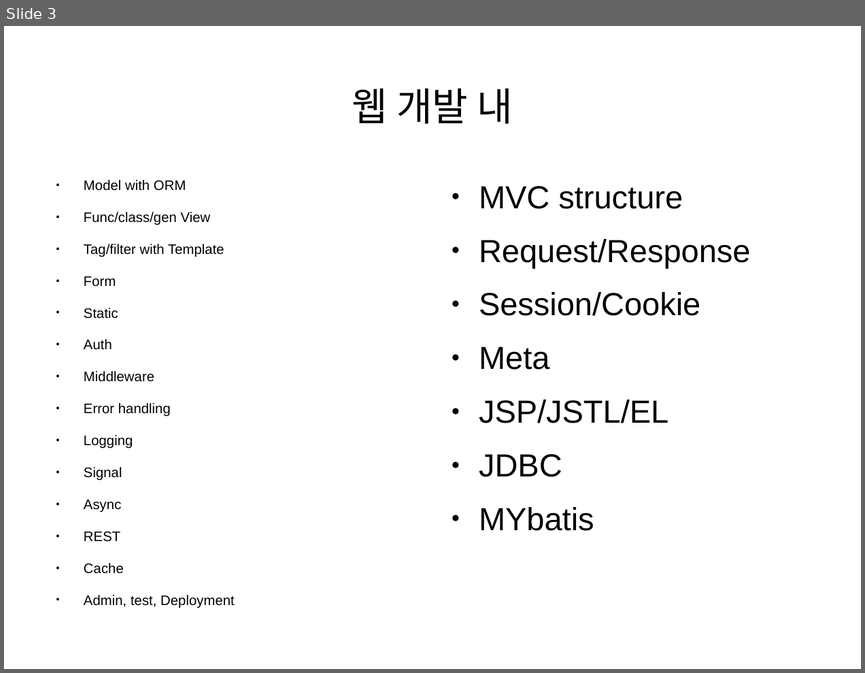
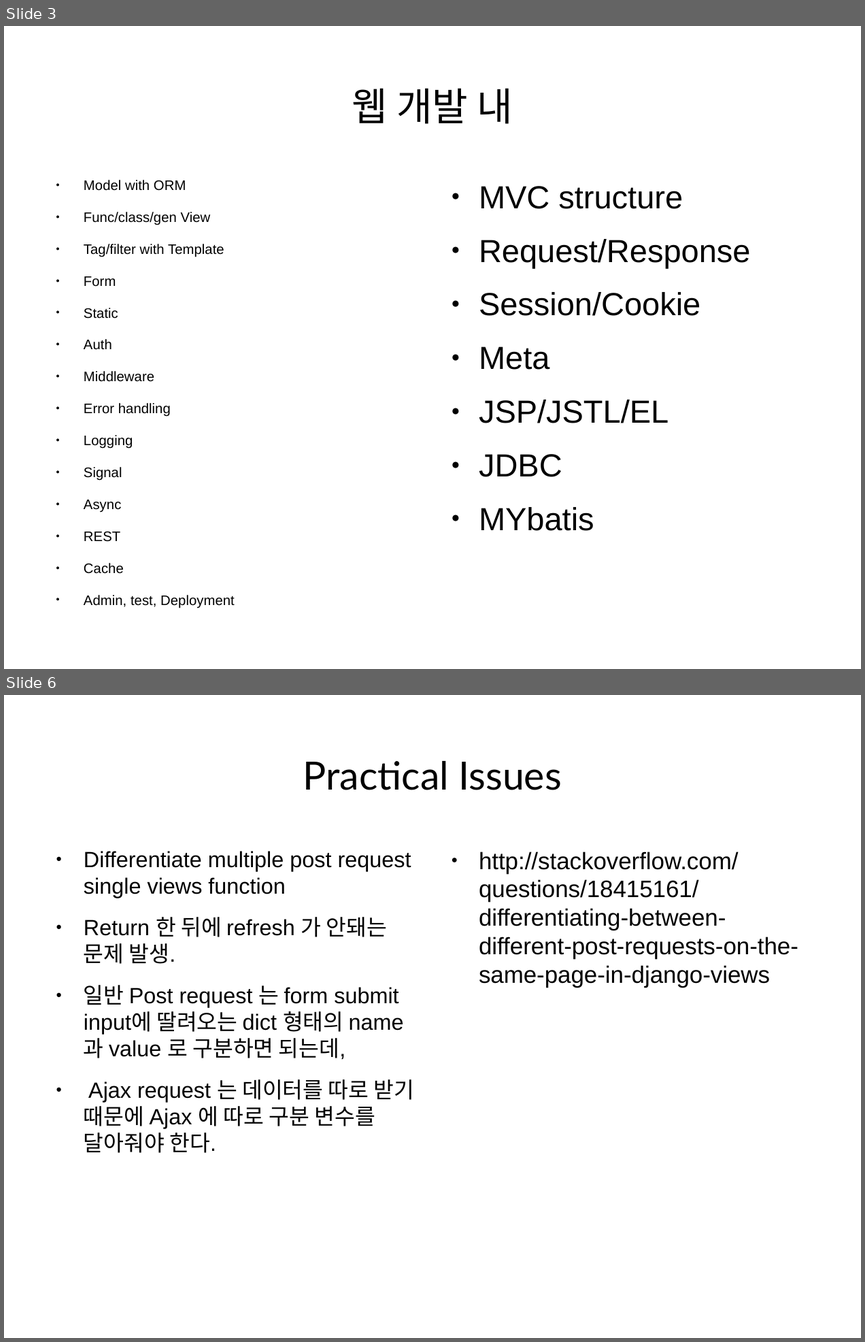
Before and after one commit to TedJeong/vipidly-vociferous, a slide deck: notes/웹부터앱까지.odp. Shown one above the other, each under a label of ours: slide 3 before the commit, slides 3 and 6 after it; the slides between them are not shown. The pictures are 865x673 and 865x1342 pixels, drawn with LibreOffice and Linux fonts; fonts in the diff are those of the drawing. Boxes give left, top, right and bottom in pixels: in the first picture for what was removed or moved away, otherwise in the second. Text is boxed around its words. In the diff, an @@ line names an element or a change of style, - is before the commit and + after.

```diff
--- a/notes/웹부터앱까지.odp
+++ b/notes/웹부터앱까지.odp
@@ slide 6 added at <box>4,695,861,1338</box>, background #FFFFFF @@
@@ title added at <box>303,761,561,790</box>, 36 pt, text #000000 @@
+Practical Issues
@@ text added at <box>84,851,415,1153</box>, 20.4 pt, text #000000 @@
+● Differentiate multiple post request single views function
+● Return 한 뒤에 refresh 가 안돼는 문제 발생.
+● 일반 Post request 는 form submit input에 딸려오는 dict 형태의 name과 value 로 구분하면 되는데,
+● Ajax request 는 데이터를 따로 받기 때문에 Ajax 에 따로 구분 변수를 달아줘야 한다.
@@ text added at <box>479,851,798,987</box>, 22 pt, text #000000 @@
+● http://stackoverflow.com/questions/18415161/differentiating-between-different-post-requests-on-the-same-page-in-django-views
```
Also in this commit, not shown: 1 slide changed, 1 other slide added, 6 other files.
